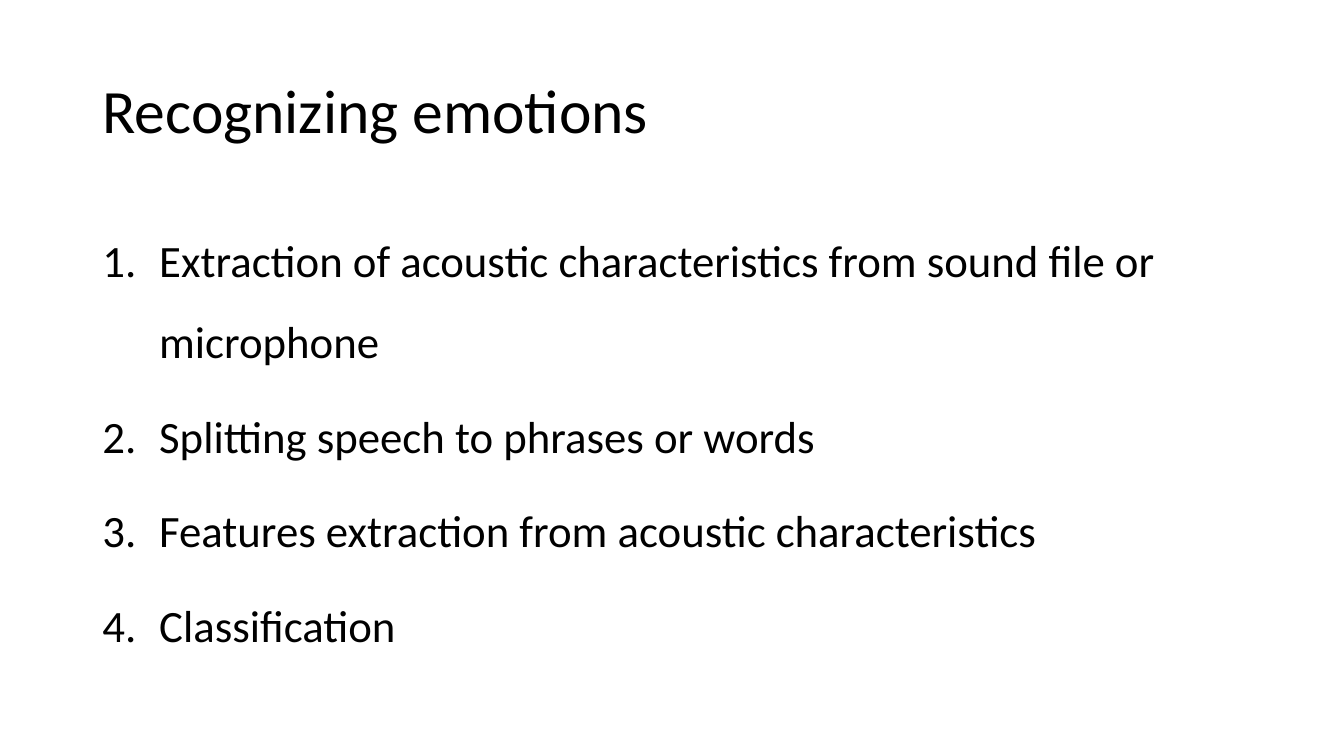
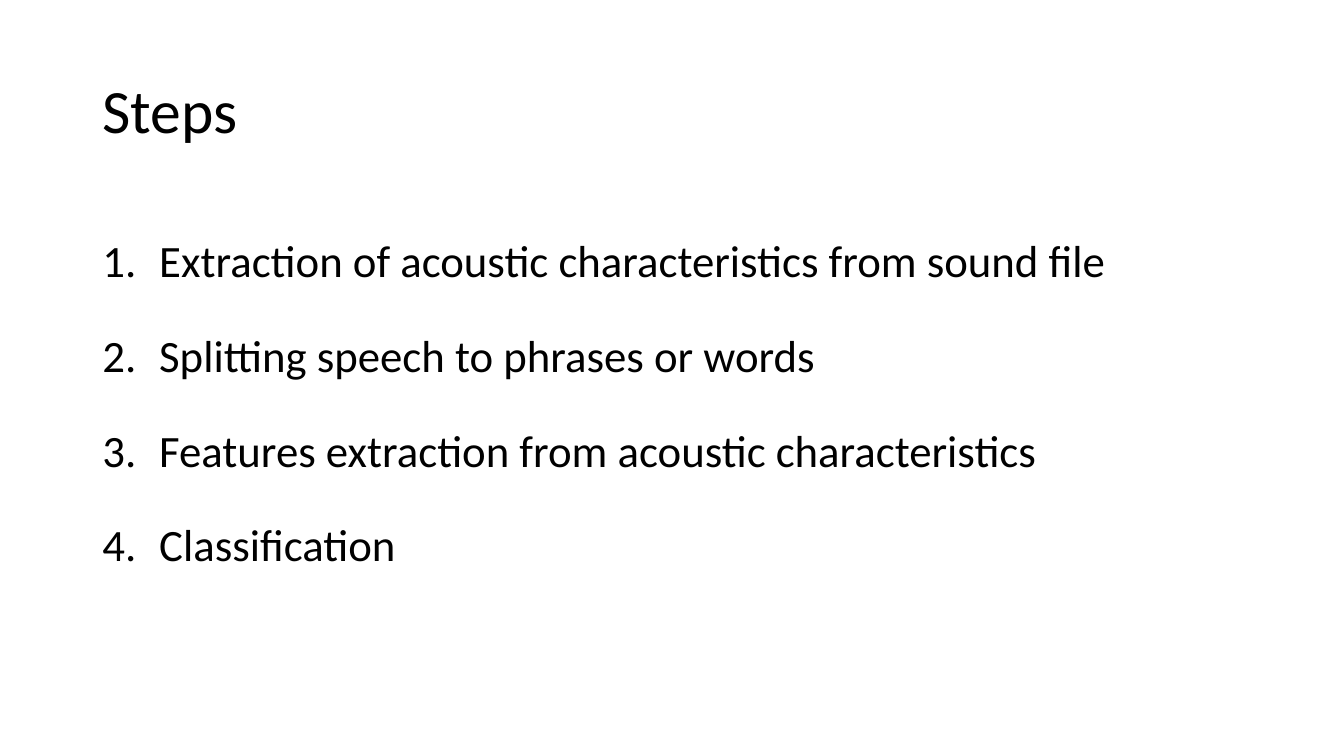
Before and after one commit to aydar-musin/Thesis, a slide deck: slide 13 of Thesis.pptx (slide 12 before the commit). Drawn at 1344x756 pixels with LibreOffice and Linux fonts; fonts in the diff are those of the drawing. Boxes give left, top, right and bottom in pixels: in the first picture for what was removed or moved away, otherwise in the second. Text is boxed around its words. In the diff, an @@ line names an element or a change of style, - is before the commit and + after.

```diff
--- a/Thesis.pptx
+++ b/Thesis.pptx
@@ title at (102,93,237,143): text changed @@
-Recognizing emotions
+Steps
@@ text at (159,246,1105,278): text changed @@
-1. Extraction of acoustic characteristics from sound file or microphone
+1. Extraction of acoustic characteristics from sound file
```
Also in this commit, not shown: 13 other slides changed, 14 slides added, 3 slides removed, 30 other files.
